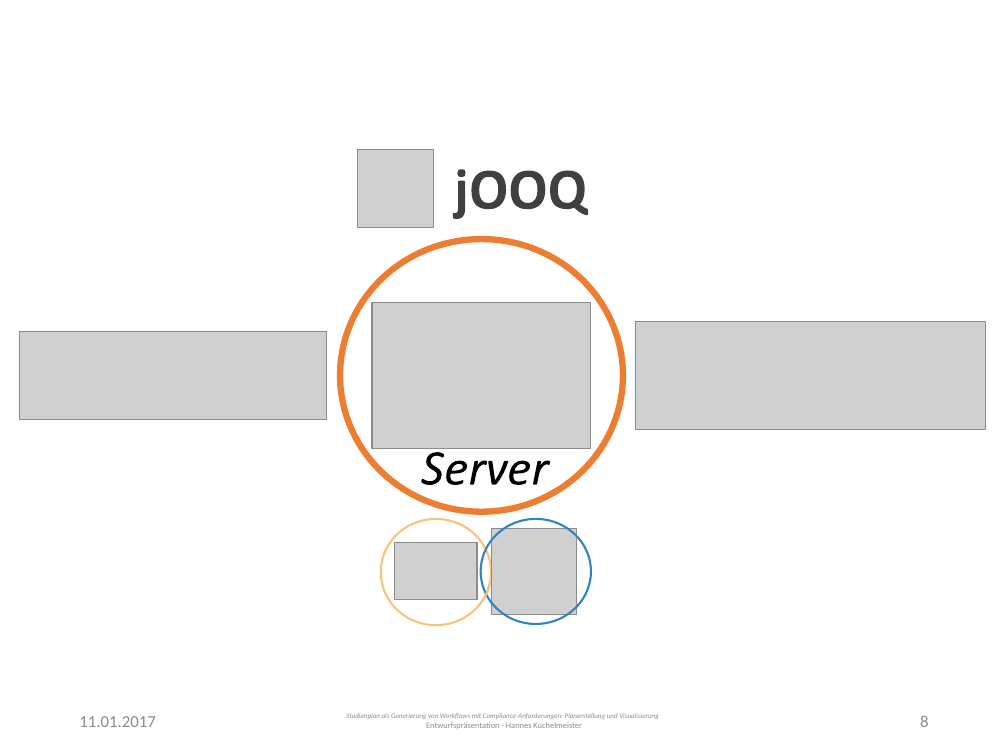
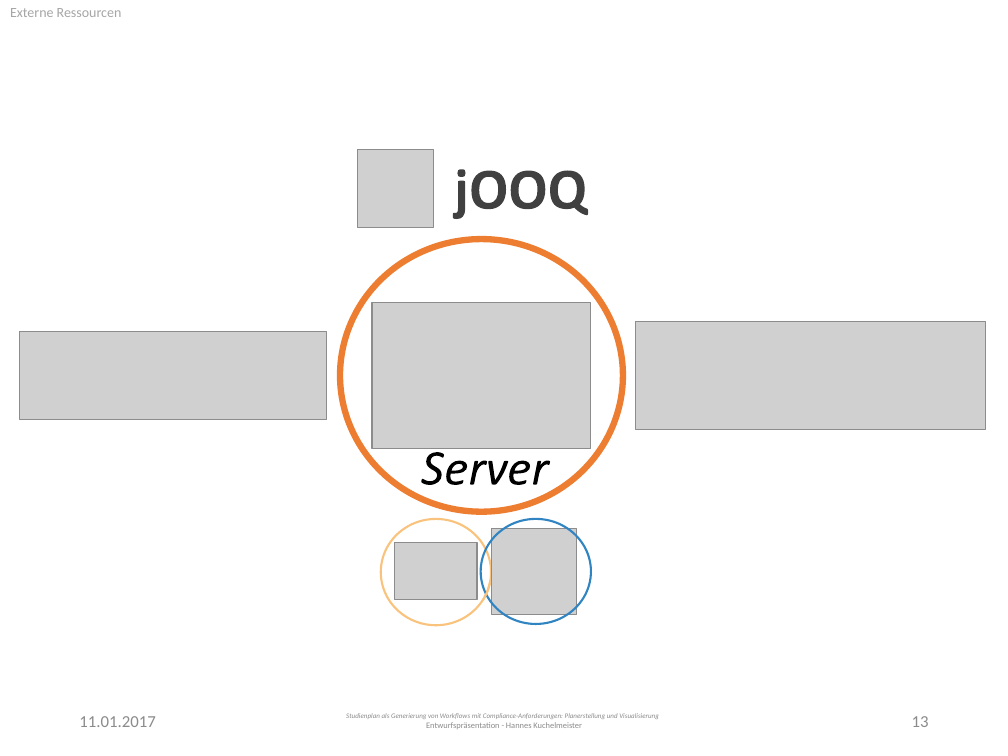
Before and after one commit to PSE-WS1617-IPD-Workflow/PSE_WS1617_IPD_Boehm_Studienplan, a slide deck: slide 13 of Entwurf/Presentation.pptx (slide 8 before the commit). Drawn at 1008x756 pixels with LibreOffice and Linux fonts; fonts in the diff are those of the drawing; grey boxes stand for pictures; background and template pictures are left out. Boxes give left, top, right and bottom in pixels: in the first picture for what was removed or moved away, otherwise in the second. Text is boxed around its words. In the diff, an @@ line names an element or a change of style, - is before the commit and + after.

```diff
--- a/Entwurf/Presentation.pptx
+++ b/Entwurf/Presentation.pptx
@@ text added at (10, 8, 122, 17), 10 pt, text #A6A6A6 @@
+Externe Ressourcen
@@ page number at (912, 716, 929, 727): text changed @@
-8
+13
```
Also in this commit, not shown: 10 other slides changed, 5 slides added.
